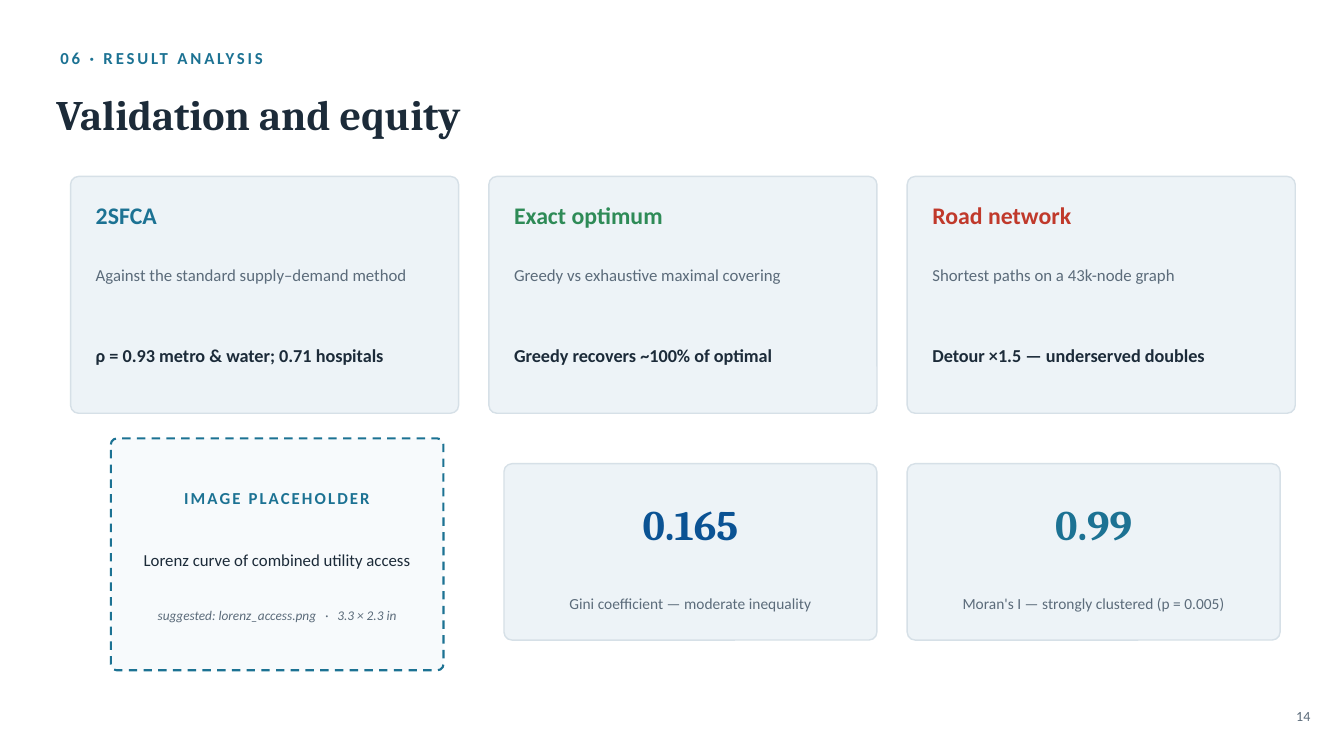
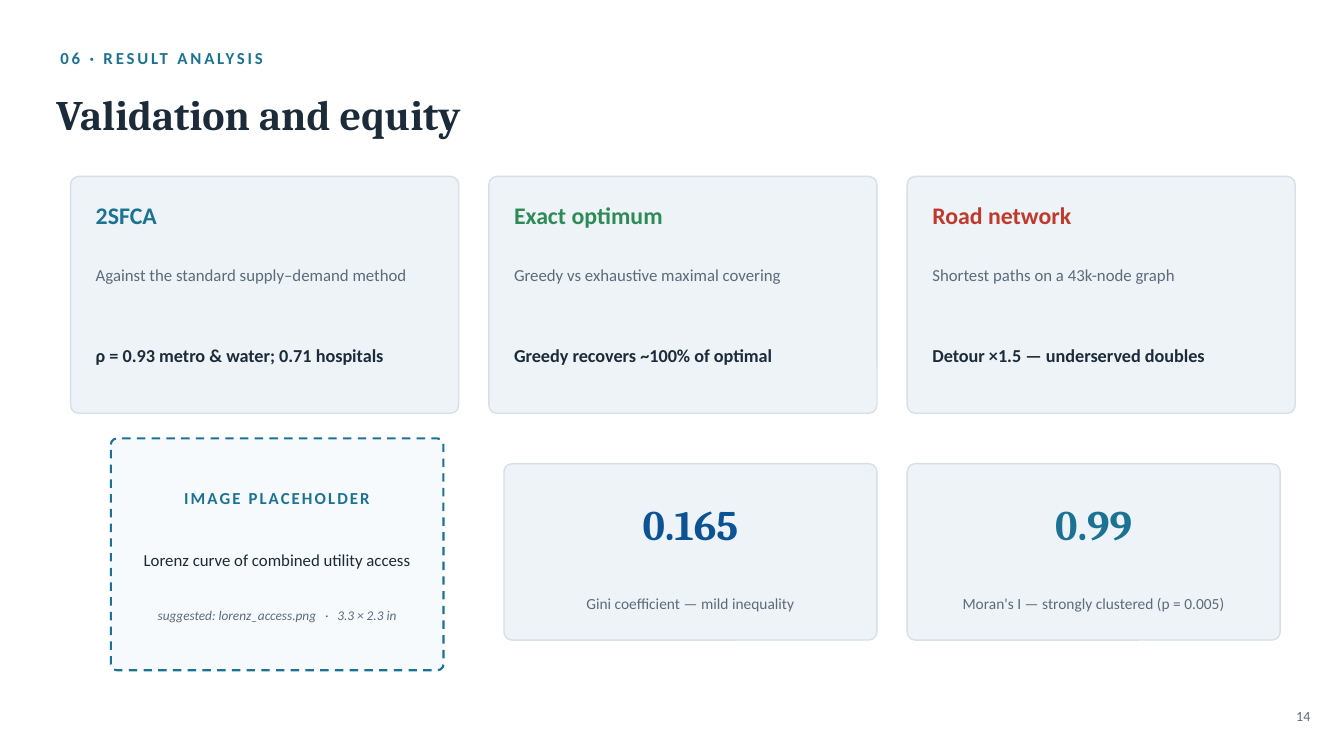
Before and after one commit to abedinm/voronoi-dhaka, a slide deck: slide 15 of outputs/Dhaka_Voronoi_Defense_16_BLANK.pptx. Drawn at 1344x756 pixels with LibreOffice and Linux fonts; fonts in the diff are those of the drawing. Boxes give left, top, right and bottom in pixels: in the first picture for what was removed or moved away, otherwise in the second. Text is boxed around its words. In the diff, an @@ line names an element or a change of style, - is before the commit and + after.

```diff
--- a/outputs/Dhaka_Voronoi_Defense_16_BLANK.pptx
+++ b/outputs/Dhaka_Voronoi_Defense_16_BLANK.pptx
@@ text at (586,598,794,612): text changed @@
-Gini coefficient — moderate inequality
+Gini coefficient — mild inequality
```
Also in this commit, not shown: 48 other files.
